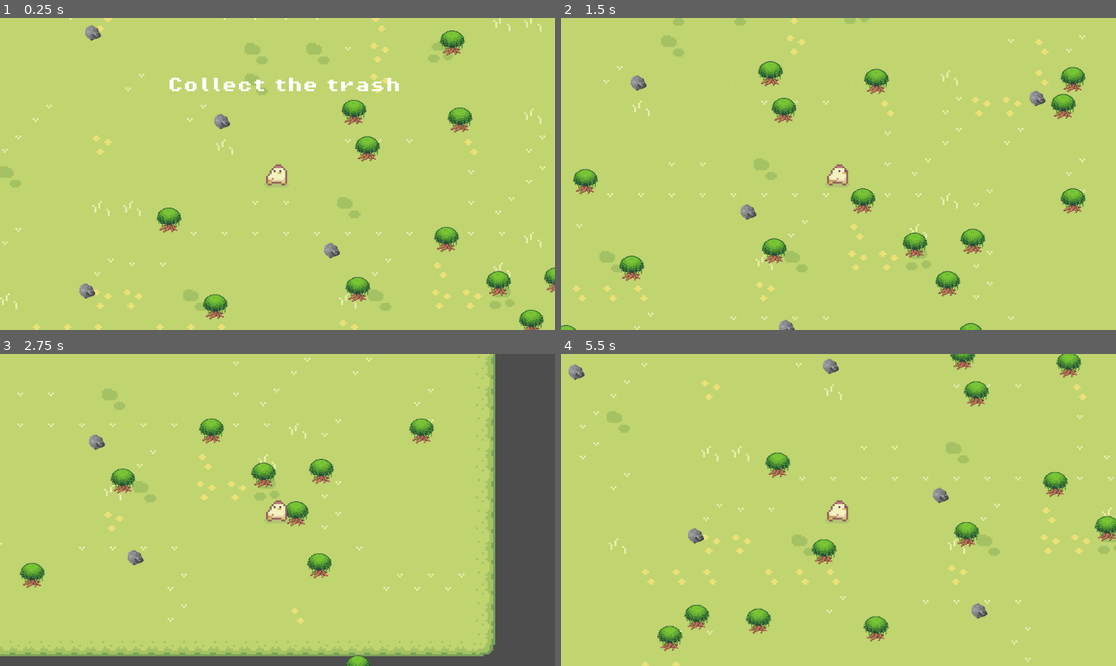
Above: before the commit, frames 1-4 (two rows, left to right).
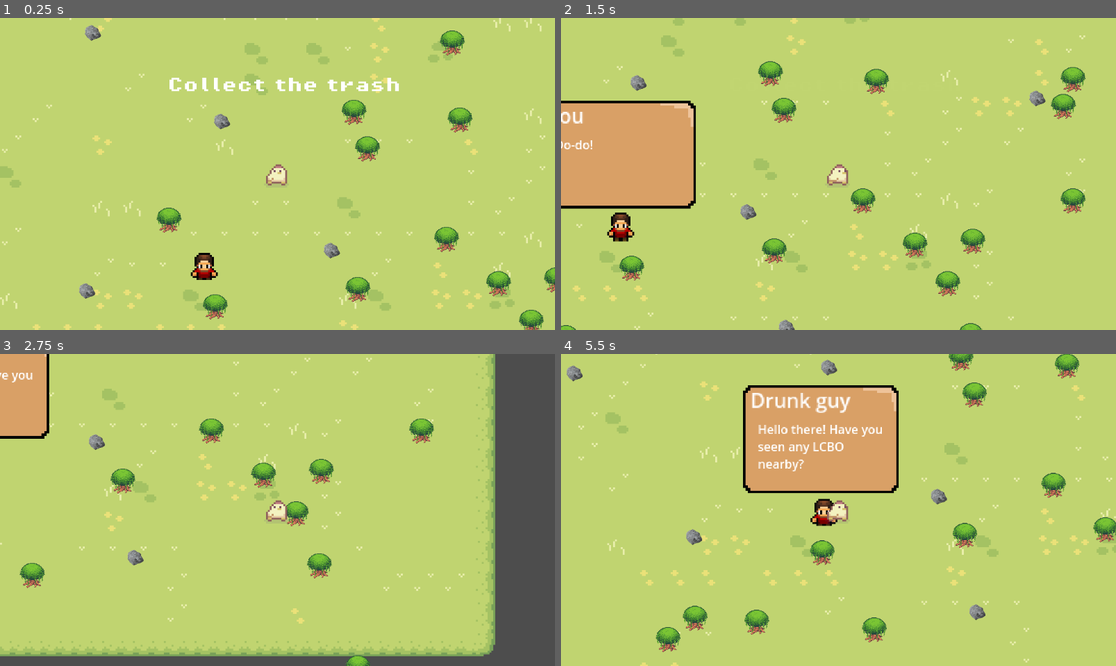
Above: after the commit, the same moments.

Repository: jaremavip3/garbage-samurai
Game: Godot game, scene res://scenes/game.tscn
Same seed, same stepped clock (60 frames per second), same inputs: the game is played once before the commit and once after it.
Inputs:
- Up to frame 1 (0.25 s): no input
- Up to frame 2 (1.5 s): tap Enter (ui_accept) at 0.5, 1.35 s; hold Right (ui_right) 0.53-1.28 s; hold Enter (ui_accept) 0.53-1.28 s; tap E (chat, bound only after the commit) at 0.6 s; hold Down (ui_down) from 1.28 s (still down)
- Up to frame 3 (2.75 s): tap Enter (ui_accept) at 1.52, 1.82 s; tap E (chat, bound only after the commit) at 1.55, 2.1 s; release Down (ui_down) at 2.03 s; hold Right (ui_right) from 2.03 s (still down); hold Enter (ui_accept) from 2.03 s (still down)
- Up to frame 4 (5.5 s): release Right (ui_right) at 2.78 s; release Enter (ui_accept) at 2.78 s; hold Up (ui_up) 2.78-3.53 s; tap E (chat, bound only after the commit) at 2.85, 4.35, 5.1 s; tap Enter (ui_accept) at 3.02, 3.32, 4.52, 4.82 s; hold Enter (ui_accept) 3.53-4.28 s; hold Left (ui_left) 3.53-5.03 s; hold Down (ui_down) from 5.03 s (still down); hold Enter (ui_accept) from 5.03 s (still down)

The runs differ from the first frame. In frame 1, 0.3% of the frame differs, in the area x 34-40%, y 75-84%; in frame 2, 8.7%; in frame 3, 2.4%; in frame 4, 13%, in the area x 1-100%, y 0-100%.

Commit message:
Added NPC
Added an NPC and mechanism to run dialogues. The dialogues can be triggered when the player is close to the npc and presses E and closed when play is finished with the dialogue. The dialogue continues when player press ENTER.

Diff:
--- /dev/null
+++ b/dialogue/dialogue-npc.json
@@ -0,0 +1,6 @@
+[
+	{"name": "Drunk guy", "text": "Hello there! Have you seen any LCBO nearby?"},
+	{"name": "You", "text": "Do-do!"},
+	{"name": "Drunk guy", "text": "I guess it means no?"},
+	{"name": "You", "text": "Do"}
+]
--- /dev/null
+++ b/dialogue/dialogue.gd
@@ -0,0 +1,45 @@
+extends Control
+
+signal diaglogue_is_finished
+
+@export_file("*.json") var d_file
+
+var dialogue = []
+var current_dialogue_id
+var d_active = false
+
+func _ready():
+	$NinePatchRect.visible = false
+
+
+func start():
+	if d_active:
+		return
+	d_active = true
+	$NinePatchRect.visible = true
+	dialogue = load_dialogue()
+	current_dialogue_id = -1
+	next_script()
+
+func load_dialogue():
+		var file = FileAccess.open("res://dialogue/dialogue-npc.json", FileAccess.READ)
+		var content = JSON.parse_string(file.get_as_text())
+		return content
+
+func _input(event):
+	if !d_active:
+		return
+	if event.is_action_pressed("ui_accept"):
+		next_script()
+
+func next_script():
+	current_dialogue_id += 1
+	if current_dialogue_id  >= len(dialogue):
+		d_active = false
+		$NinePatchRect.visible = false
+		emit_signal("diaglogue_is_finished")
+		return
+
+
+	$NinePatchRect/Name.text = dialogue[current_dialogue_id]['name']
+	$NinePatchRect/Text.text = dialogue[current_dialogue_id]['text']
--- /dev/null
+++ b/dialogue/dialogue.tscn
@@ -0,0 +1,45 @@
+[gd_scene load_steps=3 format=3 uid="uid://dh7fp6f1b7dlc"]
+
+[ext_resource type="Script" path="res://dialogue/dialogue.gd" id="1_62x4b"]
+[ext_resource type="Texture2D" uid="uid://q8ighljup7j8" path="res://assets/Objects/inventory-background.png" id="1_k16ls"]
+
+[node name="Dialogue" type="Control"]
+layout_mode = 3
+anchors_preset = 0
+offset_left = -72.0
+offset_top = -89.0
+offset_right = -72.0
+offset_bottom = -89.0
+size_flags_horizontal = 3
+size_flags_vertical = 3
+script = ExtResource("1_62x4b")
+
+[node name="NinePatchRect" type="NinePatchRect" parent="."]
+layout_mode = 0
+offset_left = 30.0
+offset_top = 23.0
+offset_right = 92.26
+offset_bottom = 66.0
+scale = Vector2(1.3, 1.3)
+texture = ExtResource("1_k16ls")
+patch_margin_left = 3
+patch_margin_top = 3
+patch_margin_right = 3
+patch_margin_bottom = 3
+
+[node name="Name" type="RichTextLabel" parent="NinePatchRect"]
+layout_mode = 0
+offset_left = 3.0
+offset_right = 116.0
+offset_bottom = 27.0
+scale = Vector2(0.5, 0.5)
+text = "Name"
+
+[node name="Text" type="RichTextLabel" parent="NinePatchRect"]
+layout_mode = 0
+offset_left = 6.0
+offset_top = 14.0
+offset_right = 182.0
+offset_bottom = 99.0
+scale = Vector2(0.3, 0.3)
+text = "Once, a longe time ago there was a Do-Do"
--- a/project.godot
+++ b/project.godot
@@ -15,6 +15,14 @@
 config/features=PackedStringArray("4.3", "Forward Plus")
 config/icon="res://icon.svg"
 
+[input]
+
+chat={
+"deadzone": 0.5,
+"events": [Object(InputEventKey,"resource_local_to_scene":false,"resource_name":"","device":0,"window_id":0,"alt_pressed":false,"shift_pressed":false,"ctrl_pressed":false,"meta_pressed":false,"pressed":false,"keycode":0,"physical_keycode":69,"key_label":0,"unicode":0,"location":0,"echo":false,"script":null)
+]
+}
+
 [rendering]
 
 textures/canvas_textures/default_texture_filter=0
--- a/scenes/game.tscn
+++ b/scenes/game.tscn
@@ -6,6 +6,8 @@
 [ext_resource type="Texture2D" uid="uid://xpqmfbwr12cx" path="res://assets/Tilesets/Grass.png" id="3_bptpd"]
 [ext_resource type="Script" path="res://scenes/label.gd" id="3_jbuwy"]
 [ext_resource type="FontFile" uid="uid://uytdjeivlqt4" path="res://assets/Fonts/PixelOperator8-Bold.ttf" id="4_o2vbf"]
+[ext_resource type="PackedScene" uid="uid://ccms6wyu20qiu" path="res://scenes/npc.tscn" id="7_gsk2t"]
+[ext_resource type="PackedScene" uid="uid://dh7fp6f1b7dlc" path="res://dialogue/dialogue.tscn" id="8_5ppwr"]
 
 [sub_resource type="TileSetAtlasSource" id="TileSetAtlasSource_6kvb0"]
 texture = ExtResource("3_bptpd")
@@ -111,3 +113,18 @@
 tile_set = SubResource("TileSet_1i16o")
 format = 2
 layer_0/tile_data = PackedInt32Array(-65538, 0, 6, -2, 65536, 1, -1, 65536, 1, 65535, 131072, 6, 0, 131072, 6, 65536, 1 …(9898 unchanged characters)…
+
+[node name="CharacterBody2D" type="CharacterBody2D" parent="."]
+
+[node name="Node" type="Node" parent="CharacterBody2D"]
+
+[node name="npc" parent="CharacterBody2D/Node" instance=ExtResource("7_gsk2t")]
+position = Vector2(-35, 39)
+
+[node name="Dialogue" parent="CharacterBody2D/Node" instance=ExtResource("8_5ppwr")]
+offset_left = -141.0
+offset_top = -11.0
+offset_right = -100.0
+offset_bottom = 13.0
+size_flags_horizontal = 1
+size_flags_vertical = 1
--- /dev/null
+++ b/scenes/npc.gd
@@ -0,0 +1,86 @@
+extends CharacterBody2D
+
+
+const speed = 30
+var current_state = IDLE
+
+var dir = Vector2.RIGHT
+var start_pos
+
+
+var is_hanging_around = true
+var is_chatting = false
+
+var player
+var player_is_in_chat_zone = false
+
+enum{
+	IDLE,
+	NEW_DIR,
+	MOVE
+}
+
+func _ready():
+	randomize()
+	start_pos = position
+func _process(delta):
+	if current_state == 0 or current_state == 1:
+		$AnimatedSprite2D.play("idle")
+	elif current_state == 2 and !is_chatting:
+		if dir.x == -1:
+			$AnimatedSprite2D.play("walk-left")
+		if dir.x == 1:
+			$AnimatedSprite2D.play("walk-right")
+		if dir.y == 1:
+			$AnimatedSprite2D.play("walk-down")
+		if dir.y == -1:
+			$AnimatedSprite2D.play("walk-up" )
+
+	if is_hanging_around:
+		match current_state:
+			IDLE:
+				pass
+			NEW_DIR:
+				dir = choose([Vector2.RIGHT, Vector2.UP, Vector2.LEFT, Vector2.DOWN])
+			MOVE:
+				move(delta)
+	if Input.is_action_just_pressed("chat"):
+		print("chatting with npc")
+		$Dialogue.start()
+		is_hanging_around = false
+		is_chatting = true
+		$AnimatedSprite2D.play("idle")
+
+func choose(array):
+	array.shuffle()
+	return array.front()
+
+func move(delta):
+	if !is_chatting:
+		position += dir * speed * delta
+
+
+
+
+
+
+
+func _on_chat_detection_body_entered(body: Node2D) -> void:
+	if body.has_method("player"):
+		player = body;
+		player_is_in_chat_zone = true;
+
+
+func _on_chat_detection_body_exited(body: Node2D) -> void:
+	if body.has_method("player"):
+		player_is_in_chat_zone = false;
+
+
+func _on_timer_timeout() -> void:
+	$Timer.wait_time = choose([0.5, 1, 1.5])
+	current_state = choose([IDLE, NEW_DIR, MOVE])
+
+
+func _on_dialogue_diaglogue_is_finished():
+	is_chatting = false
+	is_hanging_around = true
--- /dev/null
+++ b/scenes/npc.tscn
@@ -0,0 +1,193 @@
+[gd_scene load_steps=25 format=3 uid="uid://ccms6wyu20qiu"]
+
+[ext_resource type="Texture2D" uid="uid://6gipflqq6ts" path="res://assets/Characters/Human-Worker-Red.png" id="1_ia57b"]
+[ext_resource type="Script" path="res://scenes/npc.gd" id="1_mb12e"]
+[ext_resource type="PackedScene" uid="uid://dh7fp6f1b7dlc" path="res://dialogue/dialogue.tscn" id="3_4i0xr"]
+
+[sub_resource type="AtlasTexture" id="AtlasTexture_2rogm"]
+atlas = ExtResource("1_ia57b")
+region = Rect2(0, 0, 32, 32)
+
+[sub_resource type="AtlasTexture" id="AtlasTexture_mjuf2"]
+atlas = ExtResource("1_ia57b")
+region = Rect2(32, 0, 32, 32)
+
+[sub_resource type="AtlasTexture" id="AtlasTexture_rvplc"]
+atlas = ExtResource("1_ia57b")
+region = Rect2(32, 0, 32, 32)
+
+[sub_resource type="AtlasTexture" id="AtlasTexture_bjols"]
+atlas = ExtResource("1_ia57b")
+region = Rect2(64, 0, 32, 32)
+
+[sub_resource type="AtlasTexture" id="AtlasTexture_ymqdf"]
+atlas = ExtResource("1_ia57b")
+region = Rect2(96, 0, 32, 32)
+
+[sub_resource type="AtlasTexture" id="AtlasTexture_iw5vl"]
+atlas = ExtResource("1_ia57b")
+region = Rect2(128, 0, 32, 32)
+
+[sub_resource type="AtlasTexture" id="AtlasTexture_oxgl4"]
+atlas = ExtResource("1_ia57b")
+region = Rect2(32, 192, 32, 32)
+
+[sub_resource type="AtlasTexture" id="AtlasTexture_1qo4j"]
+atlas = ExtResource("1_ia57b")
+region = Rect2(64, 192, 32, 32)
+
+[sub_resource type="AtlasTexture" id="AtlasTexture_c8yy5"]
+atlas = ExtResource("1_ia57b")
+region = Rect2(96, 192, 32, 32)
+
+[sub_resource type="AtlasTexture" id="AtlasTexture_6h137"]
+atlas = ExtResource("1_ia57b")
+region = Rect2(128, 192, 32, 32)
+
+[sub_resource type="AtlasTexture" id="AtlasTexture_j6w10"]
+atlas = ExtResource("1_ia57b")
+region = Rect2(32, 64, 32, 32)
+
+[sub_resource type="AtlasTexture" id="AtlasTexture_p02d5"]
+atlas = ExtResource("1_ia57b")
+region = Rect2(64, 64, 32, 32)
+
+[sub_resource type="AtlasTexture" id="AtlasTexture_m3f6r"]
+atlas = ExtResource("1_ia57b")
+region = Rect2(96, 64, 32, 32)
+
+[sub_resource type="AtlasTexture" id="AtlasTexture_gsa2s"]
+atlas = ExtResource("1_ia57b")
+region = Rect2(128, 64, 32, 32)
+
+[sub_resource type="AtlasTexture" id="AtlasTexture_w7ssu"]
+atlas = ExtResource("1_ia57b")
+region = Rect2(32, 128, 32, 32)
+
+[sub_resource type="AtlasTexture" id="AtlasTexture_m5yh0"]
+atlas = ExtResource("1_ia57b")
+region = Rect2(64, 128, 32, 32)
+
+[sub_resource type="AtlasTexture" id="AtlasTexture_e8ywq"]
+atlas = ExtResource("1_ia57b")
+region = Rect2(96, 128, 32, 32)
+
+[sub_resource type="AtlasTexture" id="AtlasTexture_yd6je"]
+atlas = ExtResource("1_ia57b")
+region = Rect2(128, 128, 32, 32)
+
+[sub_resource type="SpriteFrames" id="SpriteFrames_blpas"]
+animations = [{
+"frames": [{
+"duration": 1.0,
+"texture": SubResource("AtlasTexture_2rogm")
+}, {
+"duration": 1.0,
+"texture": SubResource("AtlasTexture_mjuf2")
+}],
+"loop": true,
+"name": &"idle",
+"speed": 2.0
+}, {
+"frames": [{
+"duration": 1.0,
+"texture": SubResource("AtlasTexture_rvplc")
+}, {
+"duration": 1.0,
+"texture": SubResource("AtlasTexture_bjols")
+}, {
+"duration": 1.0,
+"texture": SubResource("AtlasTexture_ymqdf")
+}, {
+"duration": 1.0,
+"texture": SubResource("AtlasTexture_iw5vl")
+}],
+"loop": true,
+"name": &"walk-down",
+"speed": 5.0
+}, {
+"frames": [{
+"duration": 1.0,
+"texture": SubResource("AtlasTexture_oxgl4")
+}, {
+"duration": 1.0,
+"texture": SubResource("AtlasTexture_1qo4j")
+}, {
+"duration": 1.0,
+"texture": SubResource("AtlasTexture_c8yy5")
+}, {
+"duration": 1.0,
+"texture": SubResource("AtlasTexture_6h137")
+}],
+"loop": true,
+"name": &"walk-left",
+"speed": 5.0
+}, {
+"frames": [{
+"duration": 1.0,
+"texture": SubResource("AtlasTexture_j6w10")
+}, {
+"duration": 1.0,
+"texture": SubResource("AtlasTexture_p02d5")
+}, {
+"duration": 1.0,
+"texture": SubResource("AtlasTexture_m3f6r")
+}, {
+"duration": 1.0,
+"texture": SubResource("AtlasTexture_gsa2s")
+}],
+"loop": true,
+"name": &"walk-right",
+"speed": 5.0
+}, {
+"frames": [{
+"duration": 1.0,
+"texture": SubResource("AtlasTexture_w7ssu")
+}, {
+"duration": 1.0,
+"texture": SubResource("AtlasTexture_m5yh0")
+}, {
+"duration": 1.0,
+"texture": SubResource("AtlasTexture_e8ywq")
+}, {
+"duration": 1.0,
+"texture": SubResource("AtlasTexture_yd6je")
+}],
+"loop": true,
+"name": &"walk-up",
+"speed": 5.0
+}]
+
+[sub_resource type="CircleShape2D" id="CircleShape2D_fqq3d"]
+radius = 4.0
+
+[sub_resource type="CircleShape2D" id="CircleShape2D_cc65r"]
+radius = 22.0907
+
+[node name="npc" type="CharacterBody2D"]
+script = ExtResource("1_mb12e")
+
+[node name="AnimatedSprite2D" type="AnimatedSprite2D" parent="."]
+sprite_frames = SubResource("SpriteFrames_blpas")
+animation = &"idle"
+autoplay = "idle"
+frame_progress = 0.123432
+
+[node name="CollisionShape2D" type="CollisionShape2D" parent="."]
+position = Vector2(0, 3)
+shape = SubResource("CircleShape2D_fqq3d")
+
+[node name="chatDetection" type="Area2D" parent="."]
+
+[node name="CollisionShape2D" type="CollisionShape2D" parent="chatDetection"]
+shape = SubResource("CircleShape2D_cc65r")
+
+[node name="Timer" type="Timer" parent="."]
+autostart = true
+
+[node name="Dialogue" parent="." instance=ExtResource("3_4i0xr")]
+
+[connection signal="body_entered" from="chatDetection" to="." method="_on_chat_detection_body_entered"]
+[connection signal="body_exited" from="chatDetection" to="." method="_on_chat_detection_body_exited"]
+[connection signal="timeout" from="Timer" to="." method="_on_timer_timeout"]
+[connection signal="diaglogue_is_finished" from="Dialogue" to="." method="_on_dialogue_diaglogue_is_finished"]
Binary file added: assets/Characters/Human-Worker-Red.png
Not shown, added: assets/Characters/Human-Worker-Red.png.import
Binary file added: assets/Objects/inventory-background.png
Not shown, added: assets/Objects/inventory-background.png.import
Not shown: 1 places in scenes/game.tscn that only renumber resources
